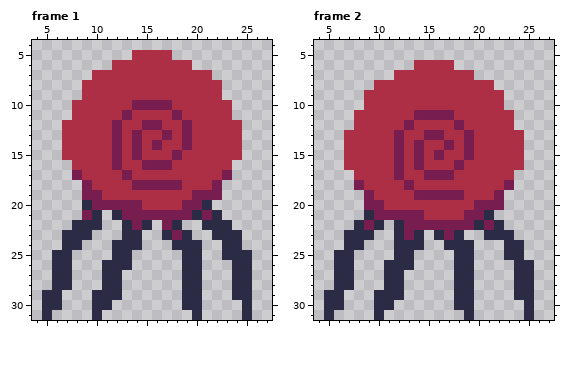
File history of a pixel-art file, assets/raw/shell.ase. Above, as it was before the edit.
32x32 pixels, 6 frames. Shown: frame 1: x 4..27, y 4..31; frame 2: x 4..27, y 4..31.
New version:
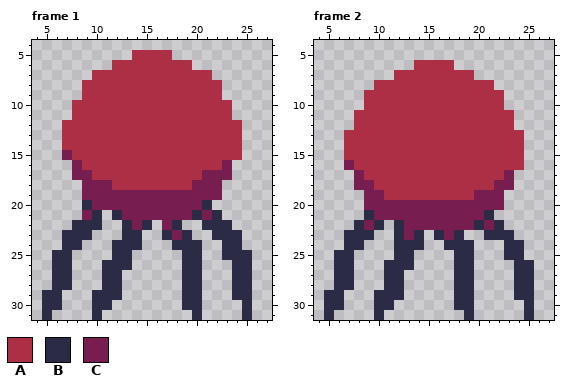
Palette (. is transparent): A #ad2f45  B #2b2b45  C #781d4f
The exact change:
{"change": "layer \"idle\" now hidden"}
{"change": "layer \"up\" added"}
{"where": "frame 1, layer \"up\""}
{"frame":1,"y":10,"x":14,"old":"CCCC","new":"AAAA"}
{"frame":1,"y":11,"x":13,"old":"C","new":"A"}
{"frame":1,"y":11,"x":18,"old":"C","new":"A"}
{"frame":1,"y":12,"x":12,"old":"C","new":"A"}
{"frame":1,"y":12,"x":15,"old":"CC","new":"AA"}
{"frame":1,"y":12,"x":19,"old":"C","new":"A"}
{"frame":1,"y":13,"x":12,"old":"C","new":"A"}
{"frame":1,"y":13,"x":14,"old":"C","new":"A"}
{"frame":1,"y":13,"x":17,"old":"C","new":"A"}
{"frame":1,"y":13,"x":19,"old":"C","new":"A"}
{"frame":1,"y":14,"x":12,"old":"C","new":"A"}
{"frame":1,"y":14,"x":14,"old":"C","new":"A"}
{"frame":1,"y":14,"x":16,"old":"C","new":"A"}
{"frame":1,"y":14,"x":19,"old":"C","new":"A"}
{"frame":1,"y":15,"x":7,"old":"A","new":"C"}
{"frame":1,"y":15,"x":12,"old":"C","new":"A"}
{"frame":1,"y":15,"x":14,"old":"C","new":"A"}
{"frame":1,"y":15,"x":18,"old":"C","new":"A"}
{"frame":1,"y":16,"x":8,"old":"A","new":"C"}
{"frame":1,"y":16,"x":12,"old":"C","new":"A"}
{"frame":1,"y":16,"x":15,"old":"CCC","new":"AAA"}
{"frame":1,"y":16,"x":23,"old":"A","new":"C"}
{"frame":1,"y":17,"x":9,"old":"A","new":"C"}
{"frame":1,"y":17,"x":13,"old":"C","new":"A"}
{"frame":1,"y":17,"x":21,"old":"AA","new":"CC"}
{"frame":1,"y":18,"x":10,"old":"AA","new":"CC"}
{"frame":1,"y":18,"x":14,"old":"CCCCC","new":"AAAAA"}
{"frame":1,"y":18,"x":20,"old":"AA","new":"CC"}
{"frame":1,"y":19,"x":11,"old":"AAAAAAAAA","new":"CCCCCCCCC"}
{"frame":1,"y":20,"x":15,"old":"AAAA","new":"CCCC"}
{"where": "frame 2, layer \"up\""}
{"frame":2,"y":11,"x":14,"old":"CCCC","new":"AAAA"}
{"frame":2,"y":12,"x":13,"old":"C","new":"A"}
{"frame":2,"y":12,"x":18,"old":"C","new":"A"}
{"frame":2,"y":13,"x":12,"old":"C","new":"A"}
{"frame":2,"y":13,"x":15,"old":"CC","new":"AA"}
{"frame":2,"y":13,"x":19,"old":"C","new":"A"}
{"frame":2,"y":14,"x":12,"old":"C","new":"A"}
{"frame":2,"y":14,"x":14,"old":"C","new":"A"}
{"frame":2,"y":14,"x":17,"old":"C","new":"A"}
{"frame":2,"y":14,"x":19,"old":"C","new":"A"}
{"frame":2,"y":15,"x":12,"old":"C","new":"A"}
{"frame":2,"y":15,"x":14,"old":"C","new":"A"}
{"frame":2,"y":15,"x":16,"old":"C","new":"A"}
{"frame":2,"y":15,"x":19,"old":"C","new":"A"}
{"frame":2,"y":16,"x":7,"old":"A","new":"C"}
{"frame":2,"y":16,"x":12,"old":"C","new":"A"}
{"frame":2,"y":16,"x":14,"old":"C","new":"A"}
{"frame":2,"y":16,"x":18,"old":"C","new":"A"}
{"frame":2,"y":17,"x":8,"old":"A","new":"C"}
{"frame":2,"y":17,"x":12,"old":"C","new":"A"}
{"frame":2,"y":17,"x":15,"old":"CCC","new":"AAA"}
{"frame":2,"y":17,"x":23,"old":"A","new":"C"}
{"frame":2,"y":18,"x":9,"old":"A","new":"C"}
{"frame":2,"y":18,"x":13,"old":"C","new":"A"}
{"frame":2,"y":18,"x":22,"old":"A","new":"C"}
{"frame":2,"y":19,"x":10,"old":"A","new":"C"}
{"frame":2,"y":19,"x":14,"old":"CCCCC","new":"AAAAA"}
{"frame":2,"y":19,"x":20,"old":"AA","new":"CC"}
{"frame":2,"y":20,"x":11,"old":"AAAAAAAAA","new":"CCCCCCCCC"}
{"frame":2,"y":21,"x":15,"old":"AAAA","new":"CCCC"}
{"label":"changed","picture_box":[62,100,232,210]}
{"label":"changed","picture_box":[344,110,514,220]}
